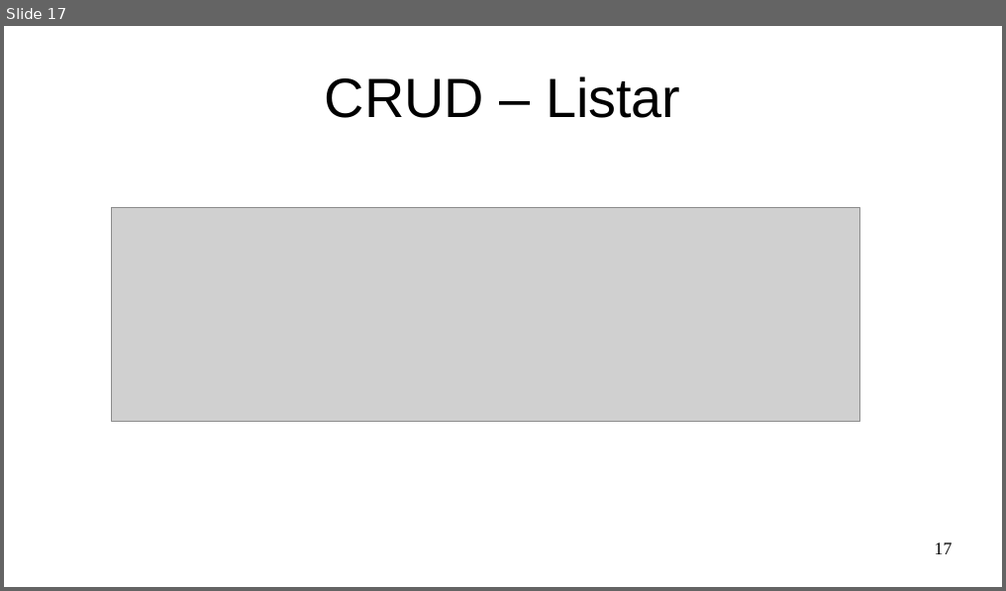
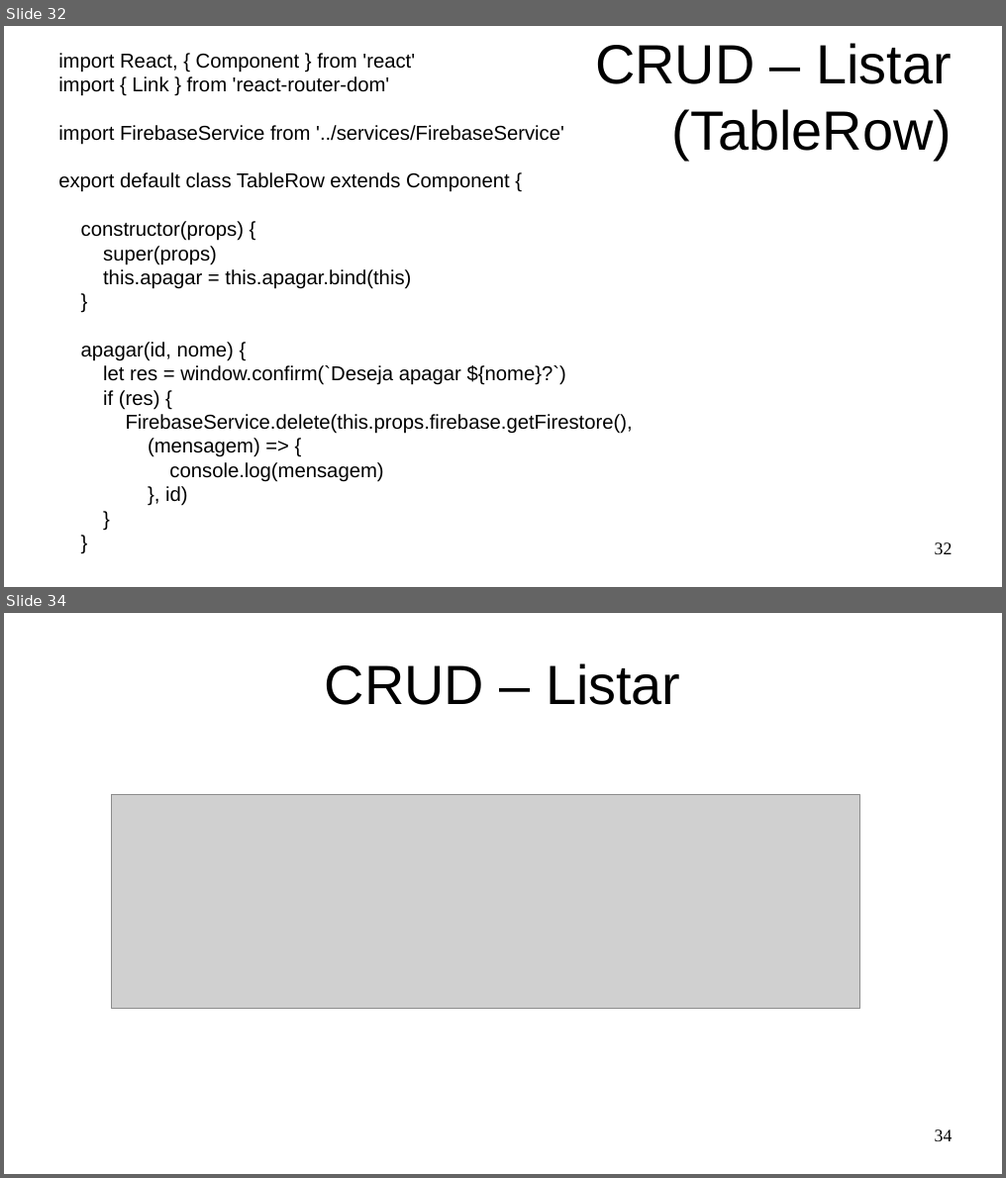
Before and after one commit to Marques-Dev/WEB_2020-1, a slide deck: SLIDES/aula07-crud-firebase.odp. Shown one above the other, each under a label of ours: slide 17 before the commit, slides 32 and 34 after it; the slides between them are not shown. The pictures are 1006x591 and 1006x1178 pixels, drawn with LibreOffice and Linux fonts; fonts in the diff are those of the drawing; grey boxes stand for pictures. Boxes give left, top, right and bottom in pixels: in the first picture for what was removed or moved away, otherwise in the second. Text is boxed around its words. In the diff, an @@ line names an element or a change of style, - is before the commit and + after.

```diff
--- a/SLIDES/aula07-crud-firebase.odp
+++ b/SLIDES/aula07-crud-firebase.odp
@@ slide 32 added at bbox=[4, 26, 1002, 587], background #FFFFFF @@
@@ text added at bbox=[58, 53, 633, 506], 16 pt, text #000000 @@
+import React, { Component } from 'react'
+import { Link } from 'react-router-dom'
+import FirebaseService from '../services/FirebaseService'
+export default class TableRow extends Component {
+constructor(props) {
+super(props)
+this.apagar = this.apagar.bind(this)
+}
+apagar(id, nome) {
+let res = window.confirm(`Deseja apagar ${nome}?`)
+if (res) {
+FirebaseService.delete(this.props.firebase.getFirestore(),
+(mensagem) => {
+console.log(mensagem)
+}, id)
+}
+}
@@ title added at bbox=[595, 43, 951, 160], 44 pt, text #000000 @@
+CRUD – Listar
+(TableRow)
@@ page number added at bbox=[935, 543, 952, 555], 14 pt, text #000000 @@
+32
@@ what was slide 17 is now slide 34 @@
@@ page number at bbox=[935, 1130, 952, 1142]: text changed @@
-17
+34
```
Also in this commit, not shown: 8 slides changed, 17 other slides added, 1 slide removed, 3 other files.
